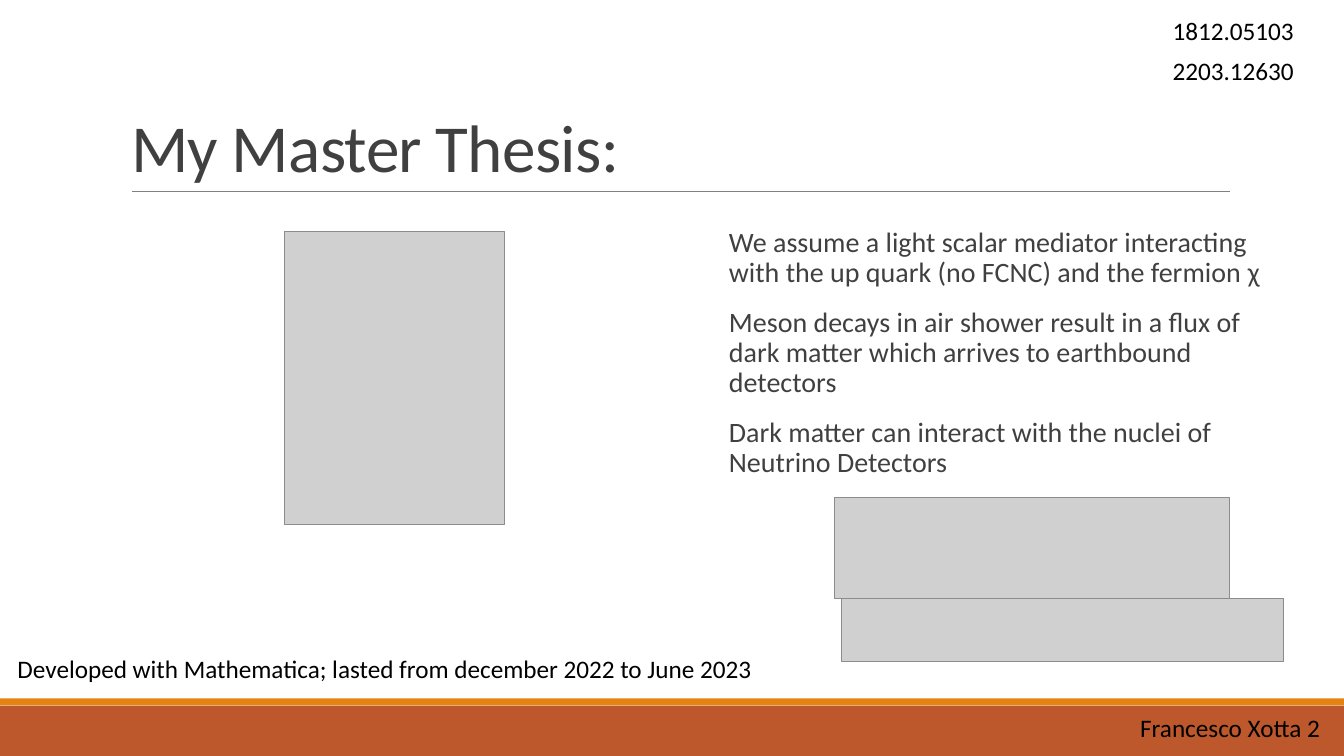
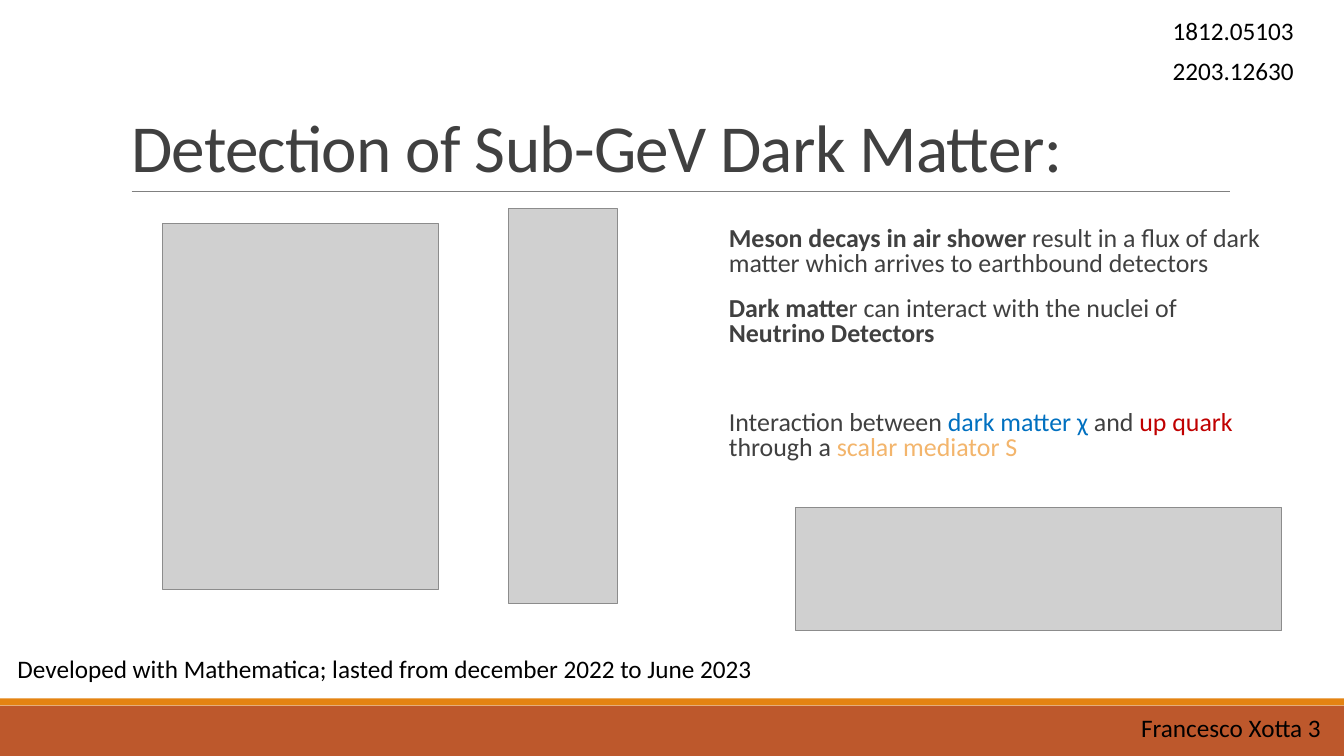
Before and after one commit to X0774/SimulationofGCE, a slide deck: slide 3 of Presentation.pptm (slide 2 before the commit). Drawn at 1344x756 pixels with LibreOffice and Linux fonts; fonts in the diff are those of the drawing; grey boxes stand for pictures. Boxes give left, top, right and bottom in pixels: in the first picture for what was removed or moved away, otherwise in the second. Text is boxed around its words. In the diff, an @@ line names an element or a change of style, - is before the commit and + after.

```diff
--- a/Presentation.pptm
+++ b/Presentation.pptm
@@ title at box(131, 125, 1062, 173): text changed @@
-My Master Thesis:
+Detection of Sub-GeV Dark Matter:
@@ picture added at box(509, 209, 618, 604) @@
@@ picture: place and size @@
-picture at box(284, 232, 504, 524)
+picture at box(162, 223, 439, 590)
@@ text at box(729, 232, 1260, 287): paragraph removed @@
-  We assume a light scalar mediator interacting with the up quark (no FCNC) and the fermion χ
@@ text at box(729, 229, 1260, 342): size 20 to 18.5 pt in "Meson decays in air shower result in ...", "Dark matter can interact with the nuclei ..."; bold on in "Meson decays in air shower", "Dark matter Neutrino Detectors"; line spacing 0.9 to 0.8 @@
@@ text at box(729, 413, 1232, 461): paragraph added @@
+  Interaction between dark matter χ and up quark through a scalar mediator S
@@ picture: place and size @@
-picture at box(835, 498, 1230, 598)
+picture at box(796, 507, 1281, 630)
@@ picture removed at box(842, 598, 1284, 661) @@
@@ text at box(1141, 720, 1321, 737): text changed @@
-Francesco Xotta 2
+Francesco Xotta 3
```
Also in this commit, not shown: 6 other slides changed, 6 slides added, 2 slides removed.
